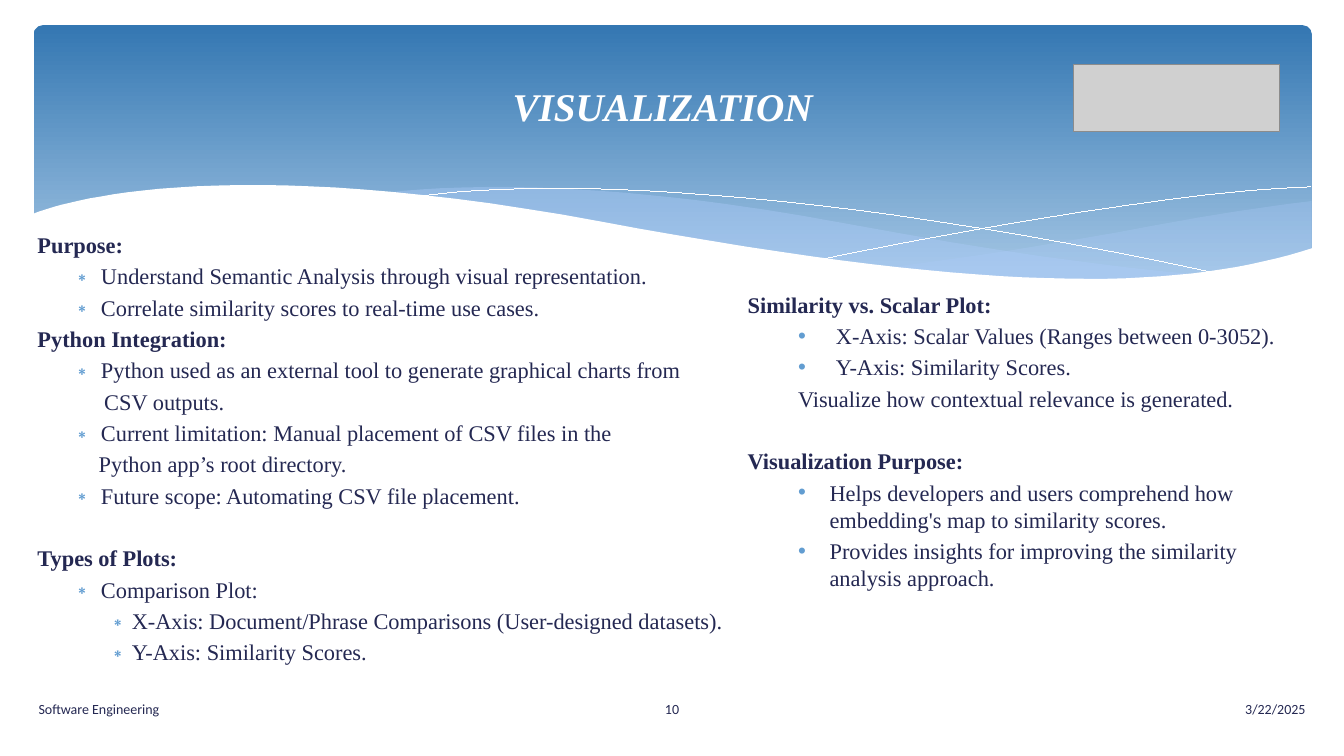
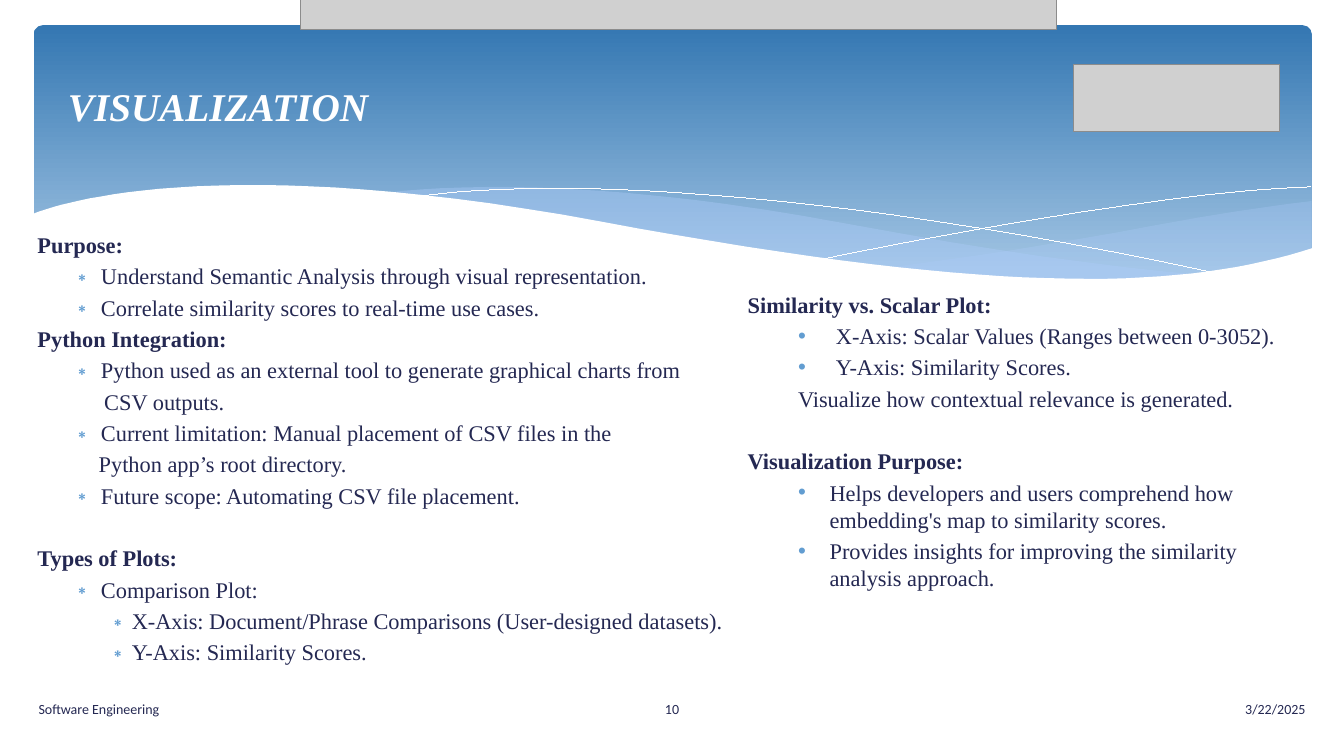
Before and after one commit to senthilmasters2024/Tech_Tweakers, a slide deck: slide 10 of SemanticAnalysisTextualData/SemanticAnalysisTextualData/Documentation/SemanticAnalysisTextualData.pptx. Drawn at 1344x756 pixels with LibreOffice and Linux fonts; fonts in the diff are those of the drawing; grey boxes stand for pictures. Boxes give left, top, right and bottom in pixels: in the first picture for what was removed or moved away, otherwise in the second. Text is boxed around its words. In the diff, an @@ line names an element or a change of style, - is before the commit and + after.

```diff
--- a/SemanticAnalysisTextualData/SemanticAnalysisTextualData/Documentation/SemanticAnalysisTextualData.pptx
+++ b/SemanticAnalysisTextualData/SemanticAnalysisTextualData/Documentation/SemanticAnalysisTextualData.pptx
@@ picture added at <box>300,0,1057,29</box> @@
@@ title "VISUALIZATION" at <box>68,95,368,122</box>: alignment centre to left @@
```
Also in this commit, not shown: 13 other slides changed, 3 other files.
